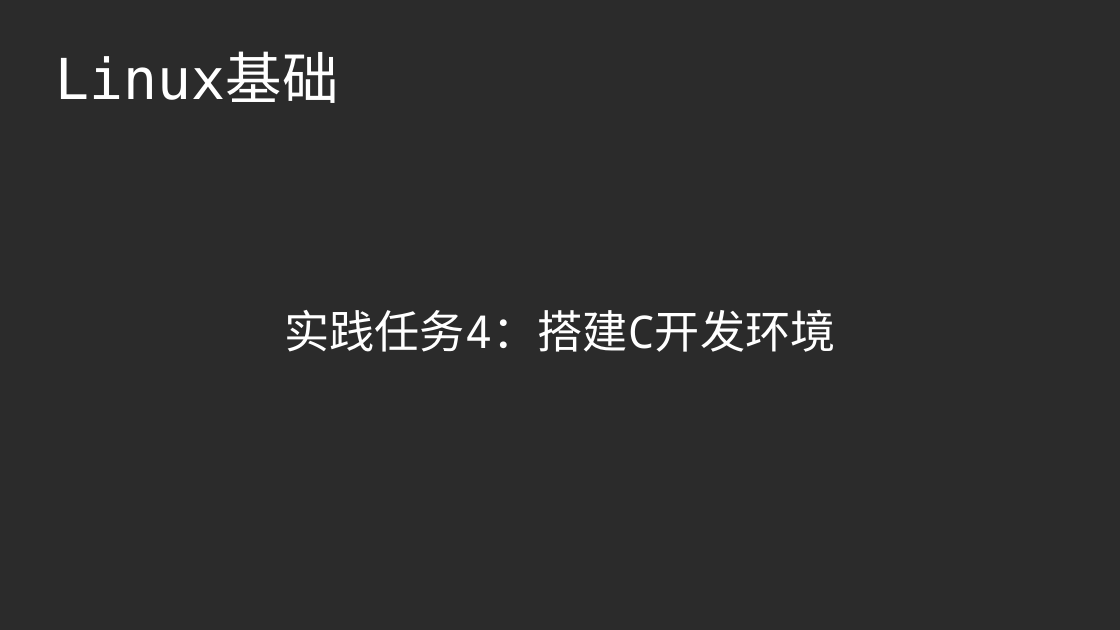
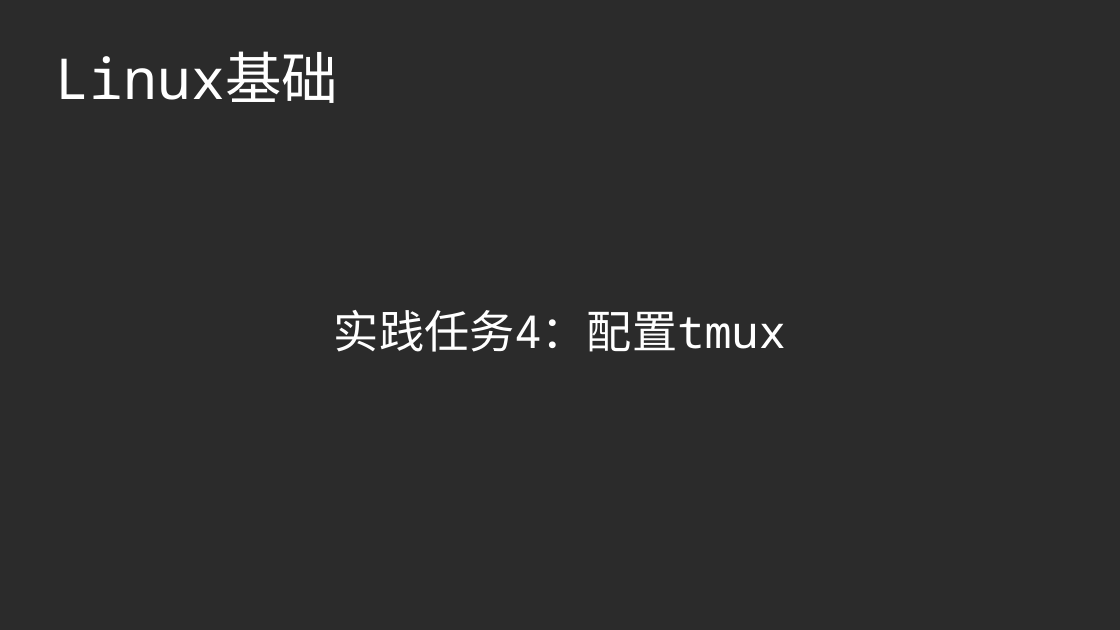
Before and after one commit to master-genius/linux-system, a slide deck: slide 1 of task/task04.odp. Drawn at 1120x630 pixels with LibreOffice and Linux fonts; fonts in the diff are those of the drawing; background and template pictures are left out; a plain dark background stands for a picture behind light text. Boxes give left, top, right and bottom in pixels: in the first picture for what was removed or moved away, otherwise in the second. Text is boxed around its words. In the diff, an @@ line names an element or a change of style, - is before the commit and + after.

```diff
--- a/task/task04.odp
+++ b/task/task04.odp
@@ title "Linux基础" at [56,51,338,103]: font DejaVu Sans Mono to Noto Sans Mono @@
@@ subtitle at [334,310,786,352]: text changed @@
-实践任务4：搭建C开发环境
+实践任务4：配置tmux
```
Also in this commit, not shown: 1 other slide changed, 4 slides added, 4 slides removed, 4 other files.
